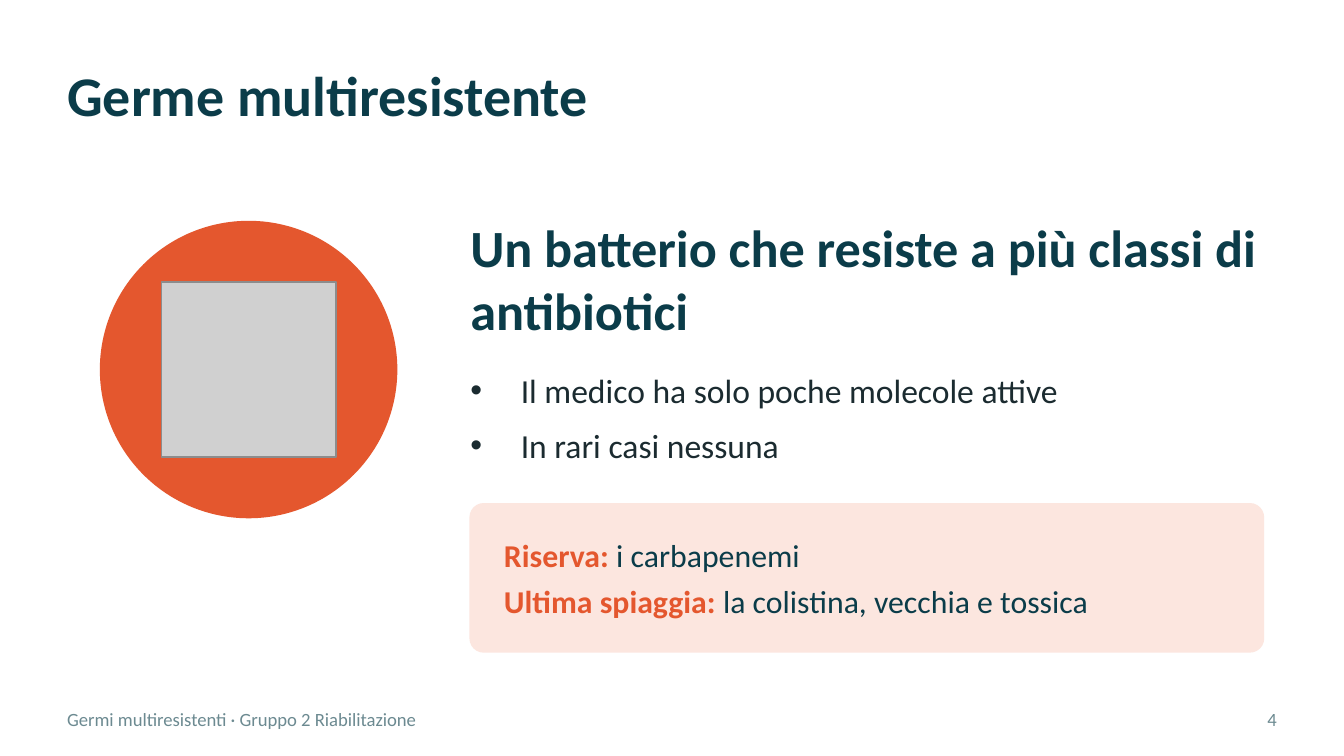
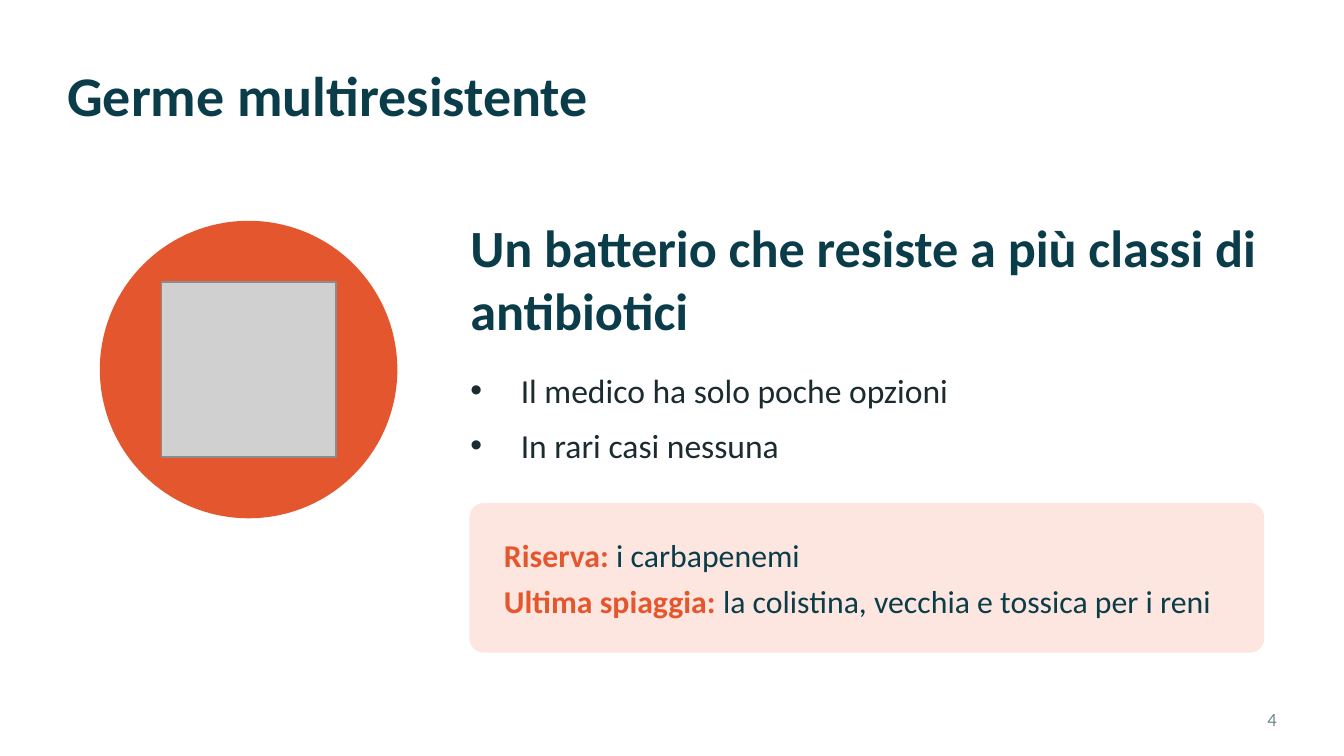
Before and after one commit to theRealCB/04_SSPSS, a slide deck: slide 4 of Situazioni di cura/Multiresistenze/Multiresistenze_Gruppo2_v6.pptx. Drawn at 1344x756 pixels with LibreOffice and Linux fonts; fonts in the diff are those of the drawing; grey boxes stand for pictures. Boxes give left, top, right and bottom in pixels: in the first picture for what was removed or moved away, otherwise in the second. Text is boxed around its words. In the diff, an @@ line names an element or a change of style, - is before the commit and + after.

```diff
--- a/Situazioni di cura/Multiresistenze/Multiresistenze_Gruppo2_v6.pptx
+++ b/Situazioni di cura/Multiresistenze/Multiresistenze_Gruppo2_v6.pptx
@@ text at [521,379,948,409]: text changed @@
-• Il medico ha solo poche molecole attive
+• Il medico ha solo poche opzioni
@@ text at [504,590,1210,619]: text changed @@
-Ultima spiaggia: la colistina, vecchia e tossica
+Ultima spiaggia: la colistina, vecchia e tossica per i reni
@@ text removed at [67,713,416,729] @@
-Germi multiresistenti · Gruppo 2 Riabilitazione
```
Also in this commit, not shown: 79 other slides changed, 1 slide added, 1 slide removed, 3 other files.
